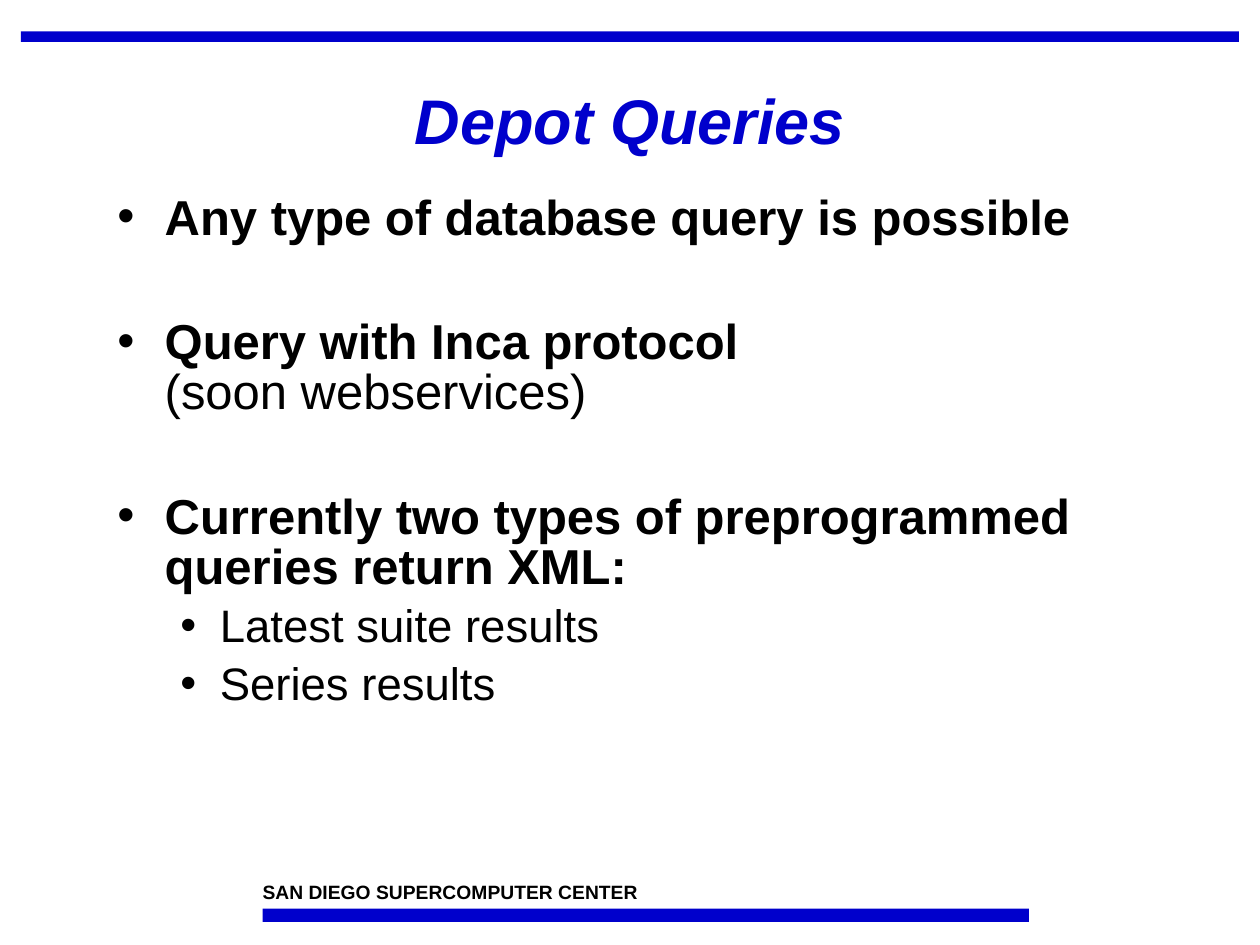
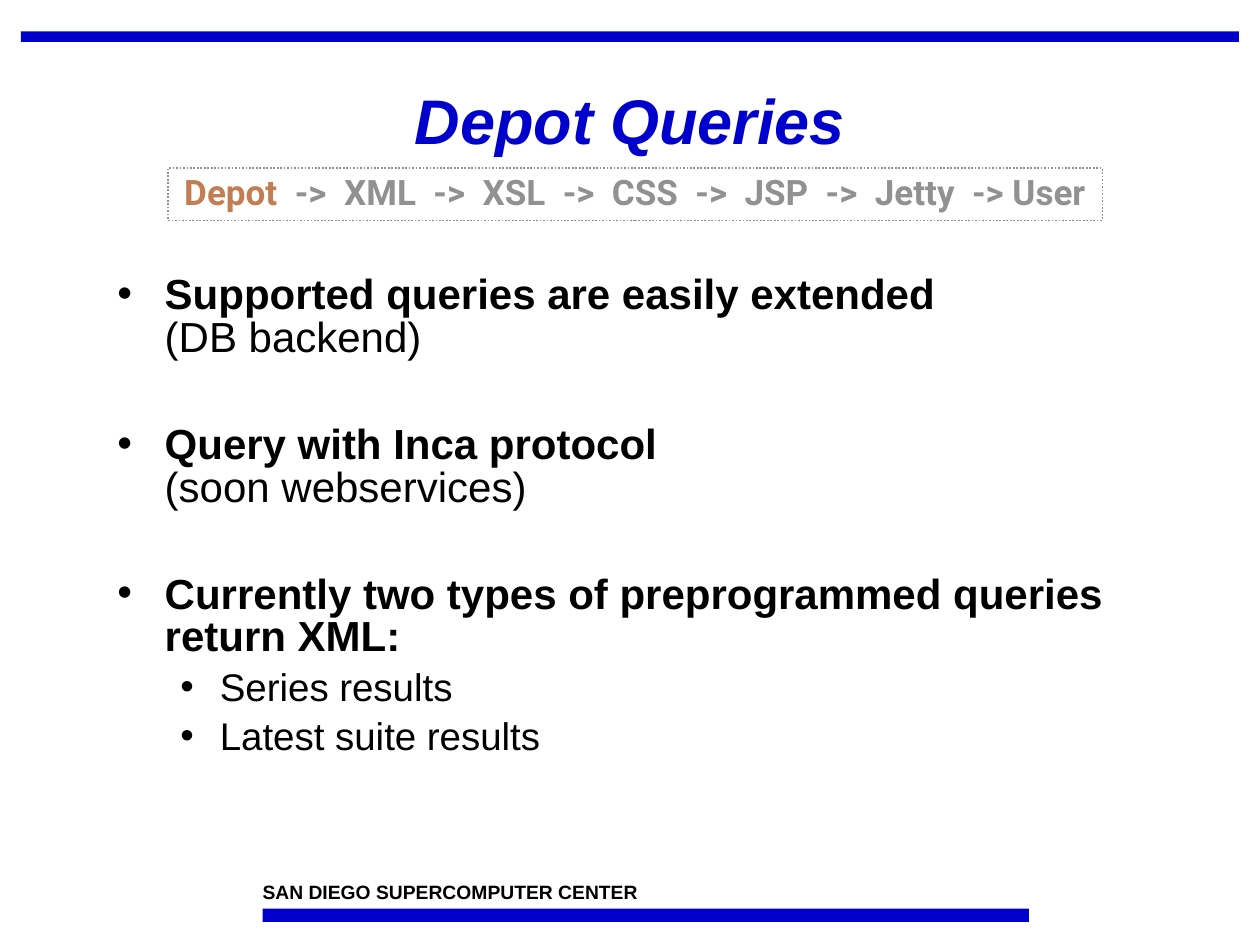
Before and after one commit to IncaProject/inca-xsede, a slide deck: slide 3 of talks/feb-06-workshop/dataConsumers.ppt. Drawn at 1260x945 pixels with LibreOffice and Linux fonts; fonts in the diff are those of the drawing; background and template pictures are left out. Boxes give left, top, right and bottom in pixels: in the first picture for what was removed or moved away, otherwise in the second. Text is boxed around its words. In the diff, an @@ line names an element or a change of style, - is before the commit and + after.

Commit message:
rearrange based on feedback

```diff
--- a/talks/feb-06-workshop/dataConsumers.ppt
+++ b/talks/feb-06-workshop/dataConsumers.ppt
@@ rectangle added at bbox=[168, 168, 1102, 220], outline #919191 0.99 pt dashed, 20 pt, text #919191, bold @@
+Depot -> XML -> XSL -> CSS -> JSP -> Jetty -> User
@@ text "Supported queries are easily extended ...": place and size @@
-text "Supported queries are easily extended ..." at bbox=[165, 199, 1070, 701]
+text "Supported queries are easily extended ..." at bbox=[165, 278, 1102, 751]
@@ text at bbox=[165, 278, 934, 361]: text changed; size 28 to 24 pt @@
-• Any type of database query is possible
+• Supported queries are easily extended
+  (DB backend)
@@ text at bbox=[165, 428, 1102, 751]: size 28 to 24 pt in "Query with Inca protocol (soon webservices)", "Currently two types of preprogrammed queries return ..."; size 26 to 22 pt in "Latest suite results"; less space between paragraphs @@
@@ text at bbox=[220, 673, 452, 702]: paragraph added @@
+  • Series results
@@ text at bbox=[220, 667, 495, 701]: paragraph removed @@
-  • Series results
```
Also in this commit, not shown: 10 other slides changed, 2 slides added.
